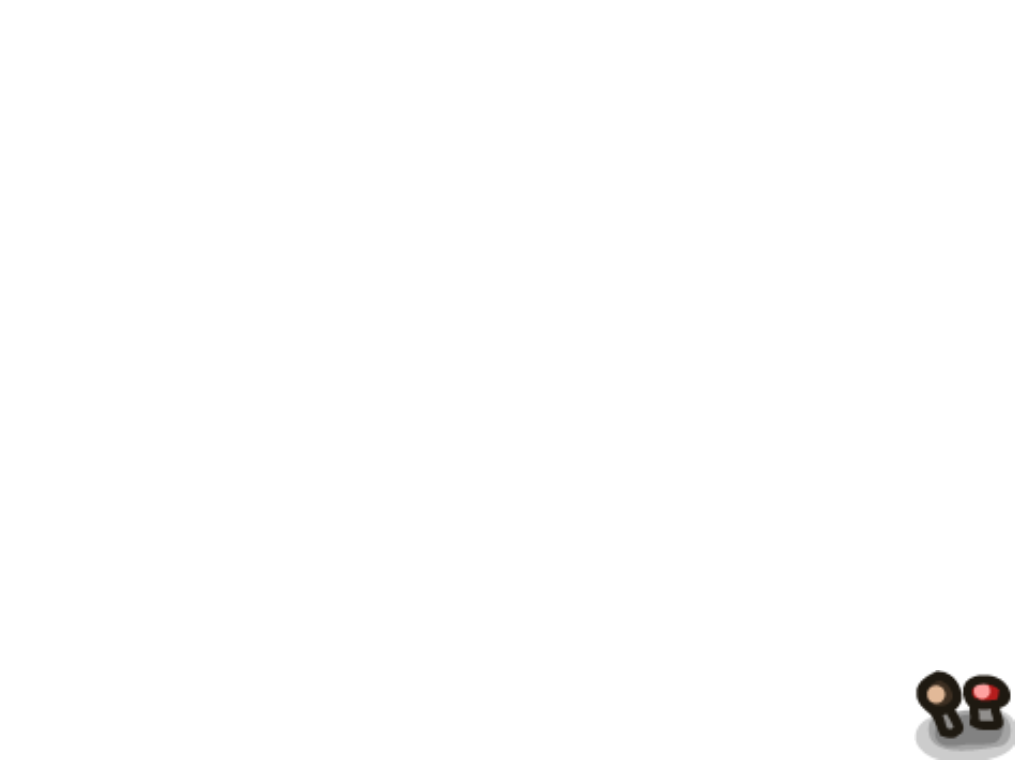
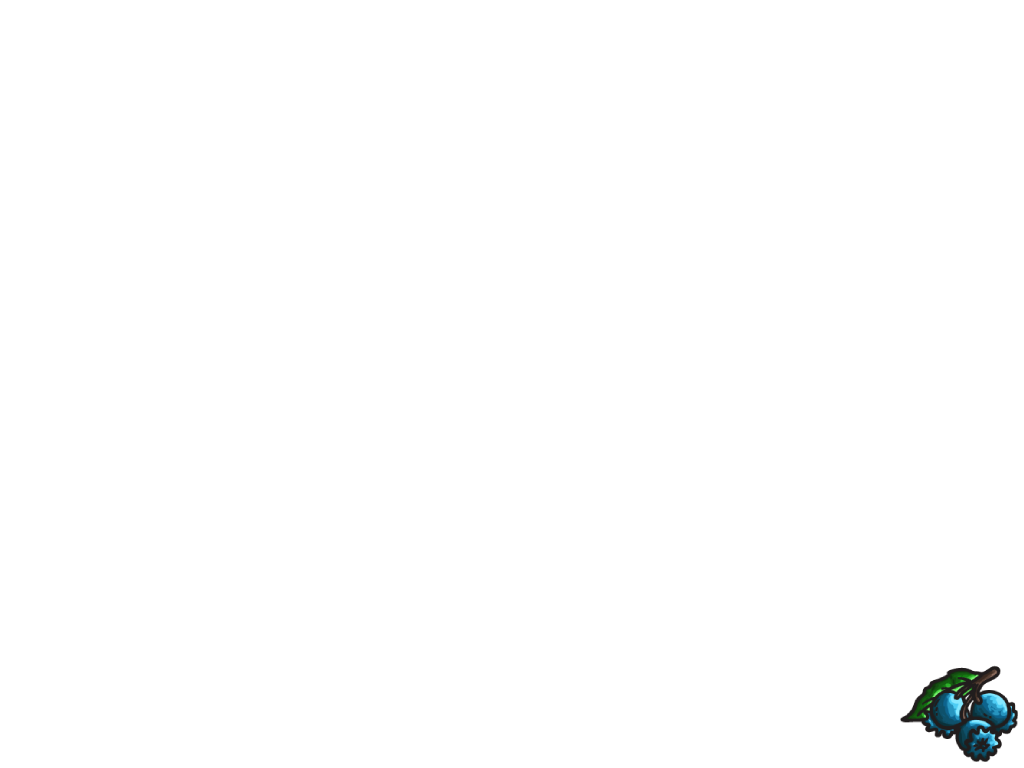
The second 1024x768 image is a revision of the first. Changes to its layers:
added layer "berries1" above "berries0" over left=900, top=665, right=1018, bottom=762
hid "mushrooms0" over left=914, top=670, right=1015, bottom=760
